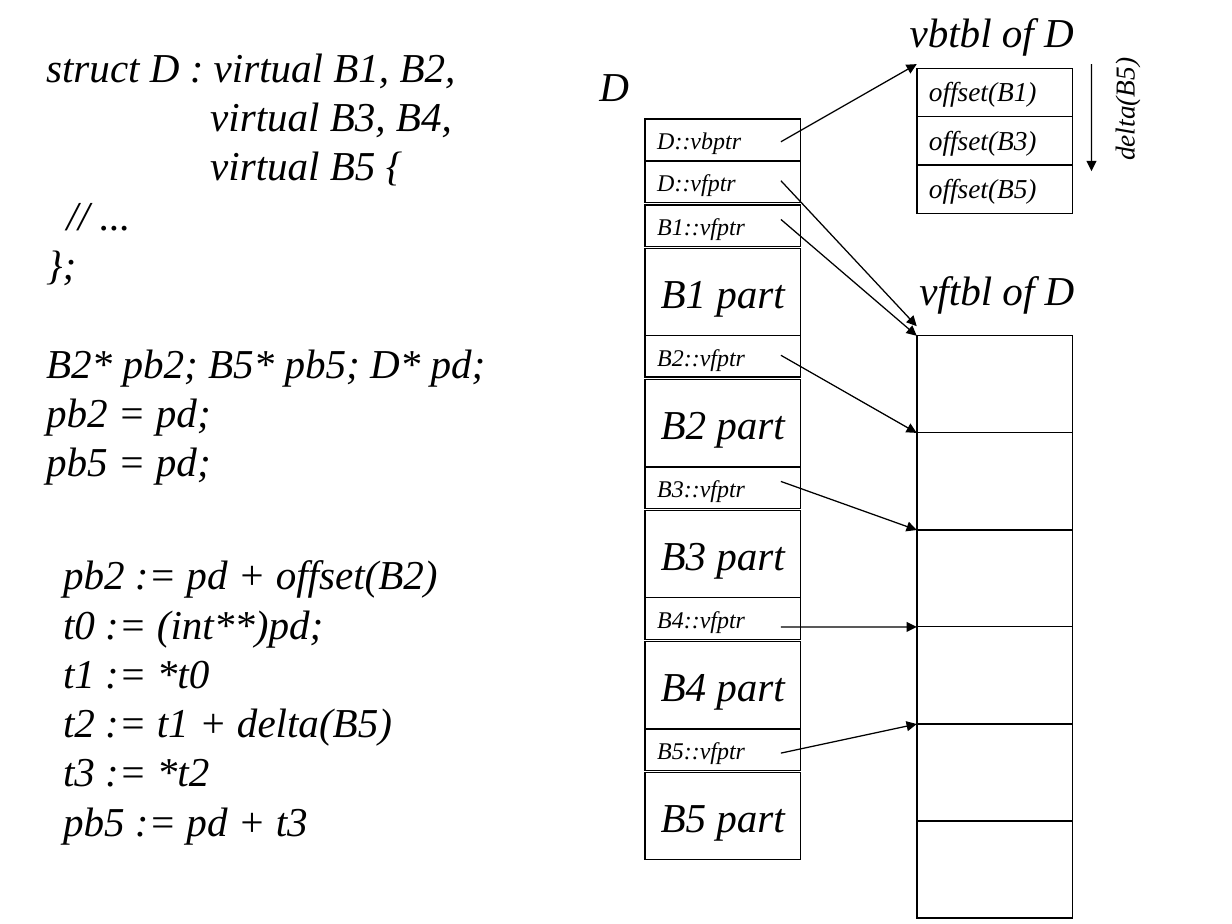
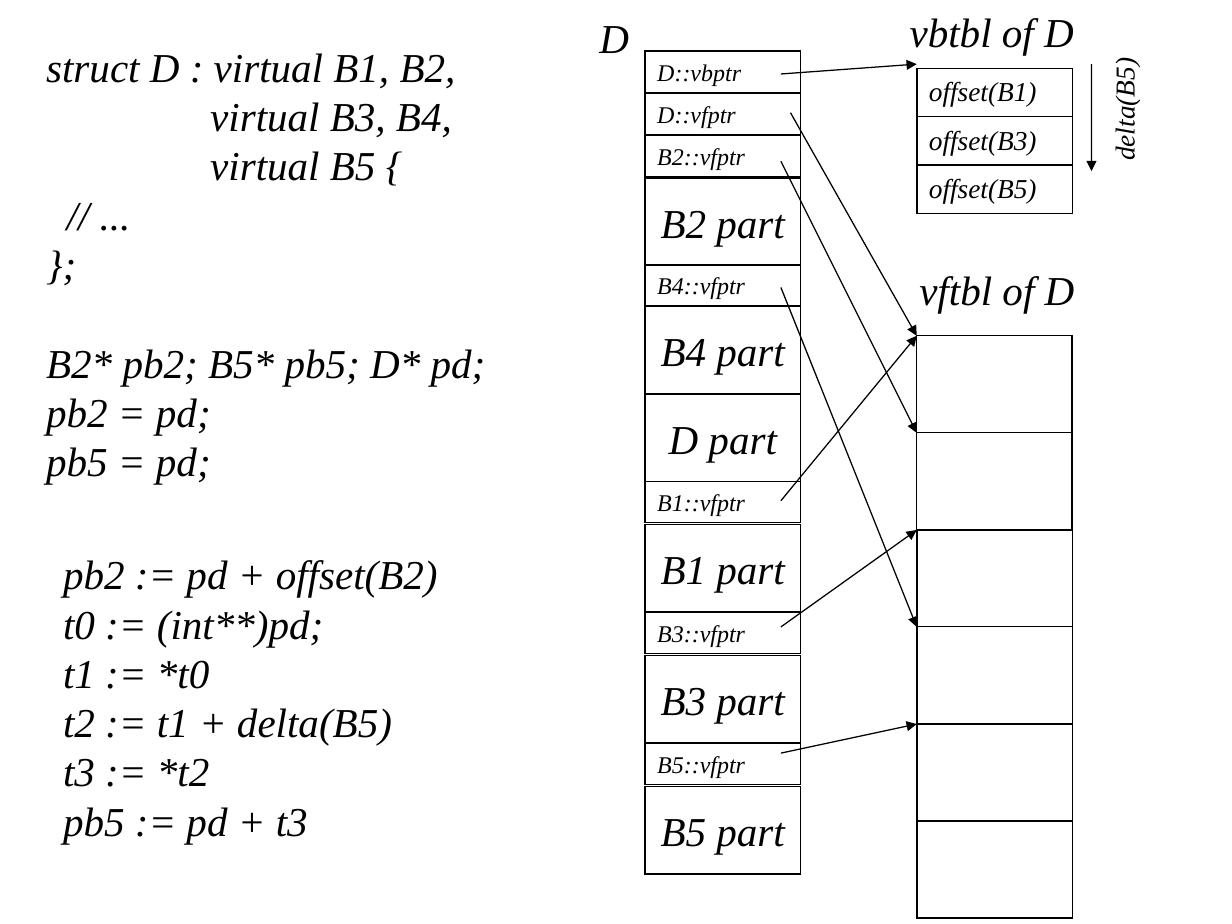
Before and after one commit to KeiHasegawa/cxx_doc, a slide deck: slide 4 of 06_2_derived_e.ppt. Drawn at 1232x924 pixels with LibreOffice and Linux fonts; fonts in the diff are those of the drawing. Boxes give left, top, right and bottom in pixels: in the first picture for what was removed or moved away, otherwise in the second. Text is boxed around its words. In the diff, an @@ line names an element or a change of style, - is before the commit and + after.

```diff
--- a/06_2_derived_e.ppt
+++ b/06_2_derived_e.ppt
@@ text "D" moved from (x1=599, y1=74, x2=629, y2=101) to (x1=599, y1=26, x2=629, y2=53) @@
@@ arrow moved from (781, 142) - (917, 64) to (781, 74) - (917, 64) @@
@@ rectangle "D::vfptr" moved from (x1=646, y1=161, x2=801, y2=203) to (x1=646, y1=94, x2=801, y2=136) @@
@@ arrow moved from (781, 181) - (917, 326) to (791, 112) - (917, 336) @@
@@ text in rectangle at (x1=657, y1=148, x2=745, y2=170): text changed @@
-B1::vfptr
+B2::vfptr
@@ arrow moved from (781, 219) - (917, 336) to (781, 161) - (917, 432) @@
@@ text in rectangle at (x1=661, y1=210, x2=784, y2=246): text changed @@
-B1 part
+B2 part
@@ text in rectangle at (x1=657, y1=277, x2=745, y2=299): text changed @@
-B2::vfptr
+B4::vfptr
@@ arrow moved from (781, 355) - (917, 432) to (781, 287) - (917, 627) @@
@@ 5 rectangles moved together from (x1=646, y1=120, x2=801, y2=467) to (x1=646, y1=51, x2=801, y2=394) @@
@@ text in rectangle at (x1=661, y1=339, x2=784, y2=374): text changed @@
-B2 part
+B4 part
@@ arrow moved from (781, 482) - (917, 530) to (781, 500) - (917, 336) @@
@@ rectangle added at (x1=646, y1=394, x2=801, y2=482), outline #000000 0.74 pt, 24 pt, text #000000, italic @@
+D part
@@ text in rectangle at (x1=657, y1=494, x2=745, y2=516): text changed @@
-B3::vfptr
+B1::vfptr
@@ arrow moved from (781, 627) - (917, 627) to (781, 627) - (917, 530) @@
@@ text in rectangle at (x1=661, y1=557, x2=784, y2=592): text changed @@
-B3 part
+B1 part
@@ text in rectangle at (x1=657, y1=625, x2=745, y2=647): text changed @@
-B4::vfptr
+B3::vfptr
@@ 6 rectangles moved together from (x1=646, y1=467, x2=801, y2=860) to (x1=646, y1=482, x2=801, y2=875) @@
@@ text in rectangle at (x1=661, y1=687, x2=784, y2=723): text changed @@
-B4 part
+B3 part
```
Also in this commit, not shown: 2 other slides changed, 1 other file.
